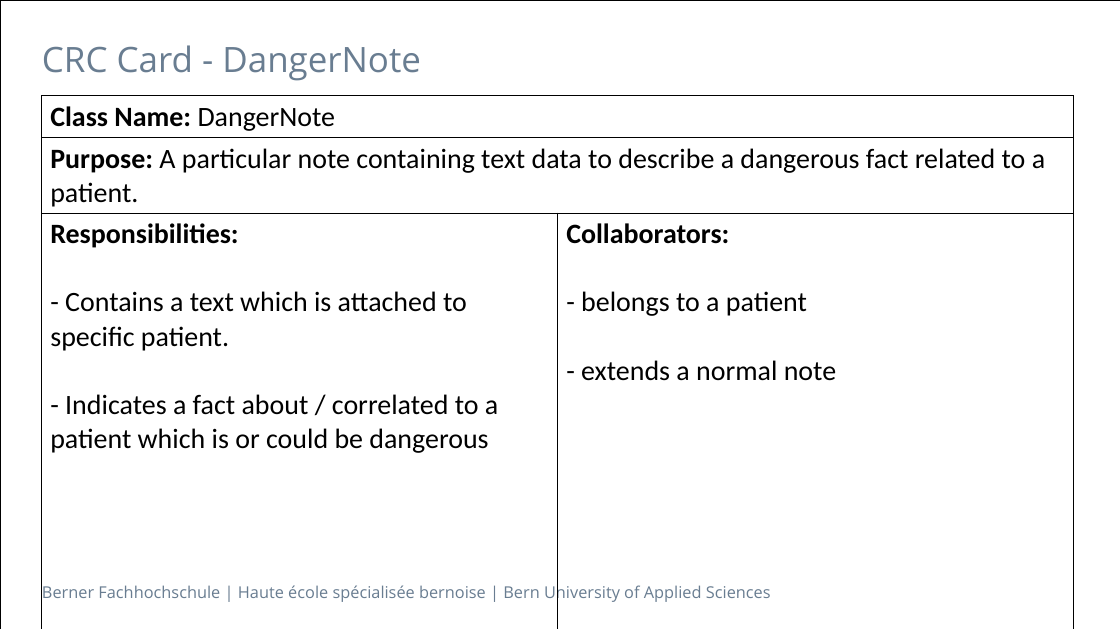
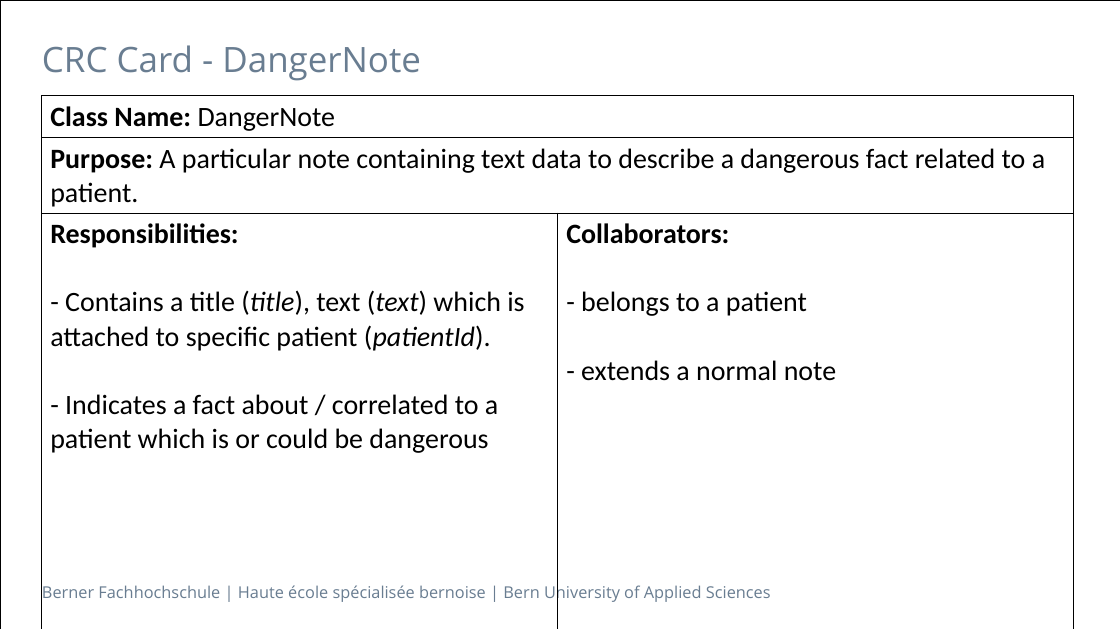
Before and after one commit to jntme/ch.bfh.btx8081.w2017.blue, a slide deck: slide 5 of CaseStudies/CaseStudy2/doc/02-DomainModelAndSequenceDiagram/Task_2_Presentation.pptx. Drawn at 1120x629 pixels with LibreOffice and Linux fonts; fonts in the diff are those of the drawing. Boxes give left, top, right and bottom in pixels: in the first picture for what was removed or moved away, otherwise in the second. Text is boxed around its words. In the diff, an @@ line names an element or a change of style, - is before the commit and + after.

Commit message:
update crc cards & presentation

```diff
--- a/CaseStudies/CaseStudy2/doc/02-DomainModelAndSequenceDiagram/Task_2_Presentation.pptx
+++ b/CaseStudies/CaseStudy2/doc/02-DomainModelAndSequenceDiagram/Task_2_Presentation.pptx
@@ table at [42, 96, 1074, 570] @@
-row 3, column 1: Responsibilities: / - Contains a text which is attached to specific patient. / - Indicates a fact about / correlated to a patient which is or could be dangerous
+row 3, column 1: Responsibilities: / - Contains a title (title), text (text) which is attached to specific patient (patientId). / - Indicates a fact about / correlated to a patient which is or could be dangerous
```
Also in this commit, not shown: 1 other file.
